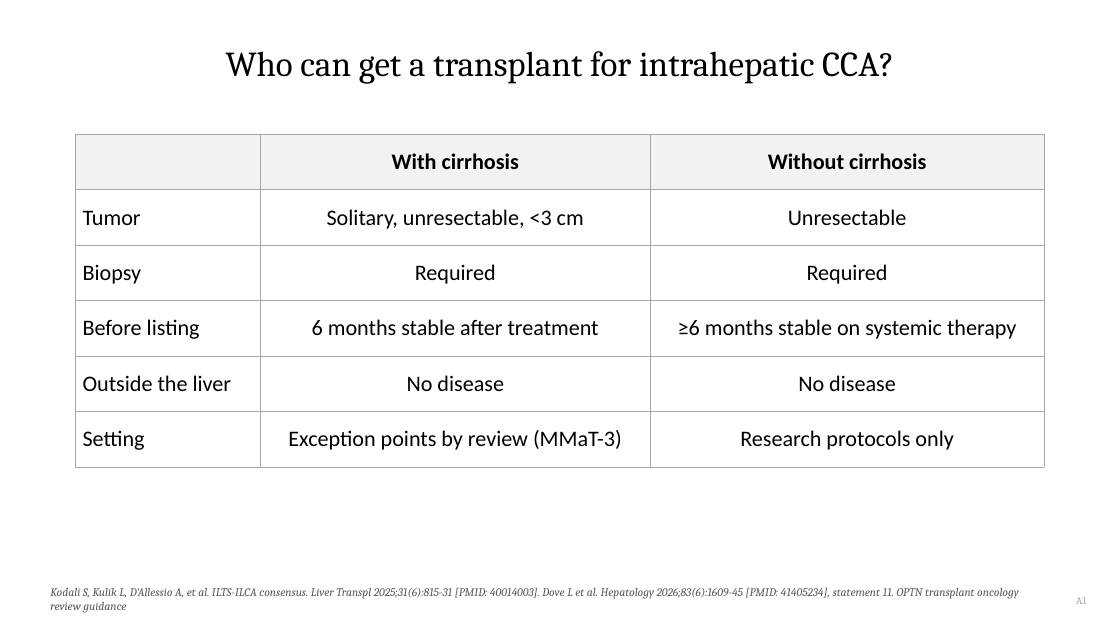
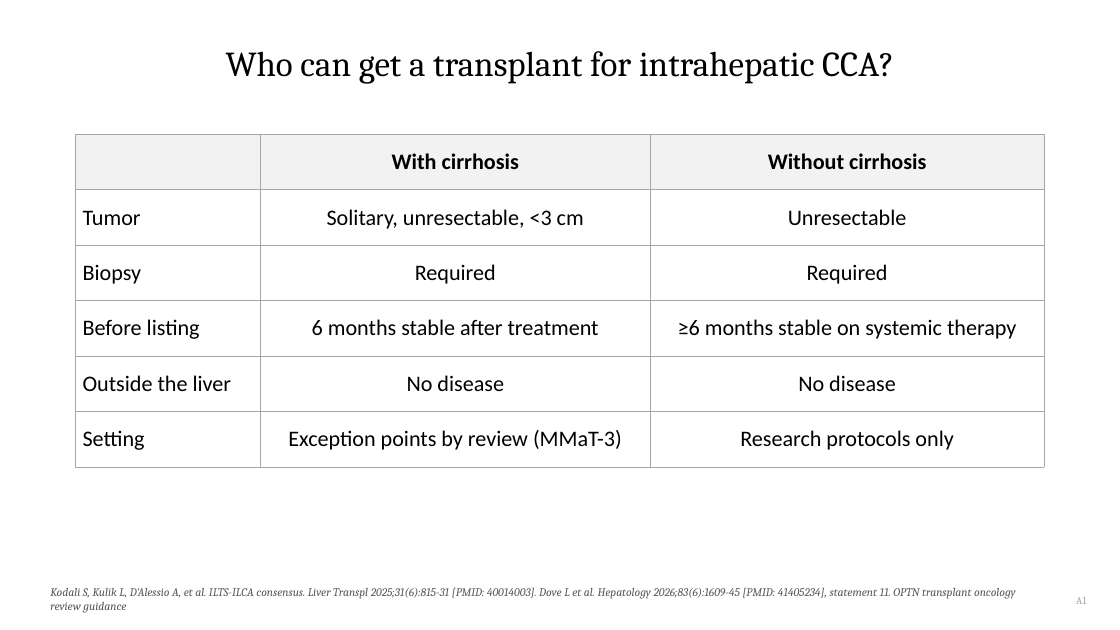
Before and after one commit to qaddodi/mohammad-almeqdadi-lectures, a slide deck: slide 52 of lectures/liver-transplant-grand-rounds-mmc-2026/Liver Transplantation When to Refer and Whats New.pptx (slide 55 before the commit). Drawn at 1120x630 pixels with LibreOffice and Linux fonts; fonts in the diff are those of the drawing. Boxes give left, top, right and bottom in pixels: in the first picture for what was removed or moved away, otherwise in the second. Text is boxed around its words. In the diff, an @@ line names an element or a change of style, - is before the commit and + after.

```diff
--- a/lectures/liver-transplant-grand-rounds-mmc-2026/Liver Transplantation When to Refer and Whats New.pptx
+++ b/lectures/liver-transplant-grand-rounds-mmc-2026/Liver Transplantation When to Refer and Whats New.pptx
@@ text at box(50, 587, 1016, 613): text changed @@
-Kodali S, Kulik L, D'Allessio A, et al. ILTS-ILCA consensus. Liver Transpl 2025;31(6):815-31 [PMID: 40014003]. Dove L et al. Hepatology 2026;83(6):1609-45 [PMID: 41405234], statement 11. OPTN transplant oncology review guidance
+Kodali S, Kulik L, D'Alessio A, et al. ILTS-ILCA consensus. Liver Transpl 2025;31(6):815-31 [PMID: 40014003]. Dove L et al. Hepatology 2026;83(6):1609-45 [PMID: 41405234], statement 11. OPTN transplant oncology review guidance
```
Also in this commit, not shown: 53 other slides changed, 2 slides added, 3 slides removed, 4 other files.
